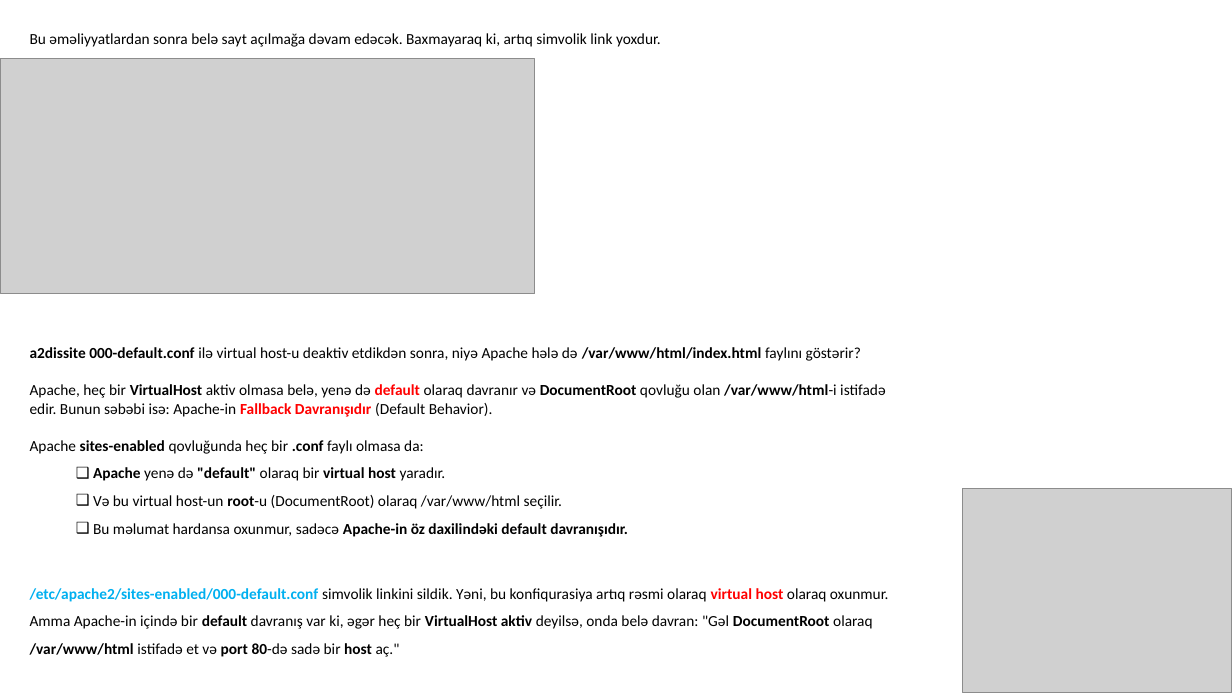
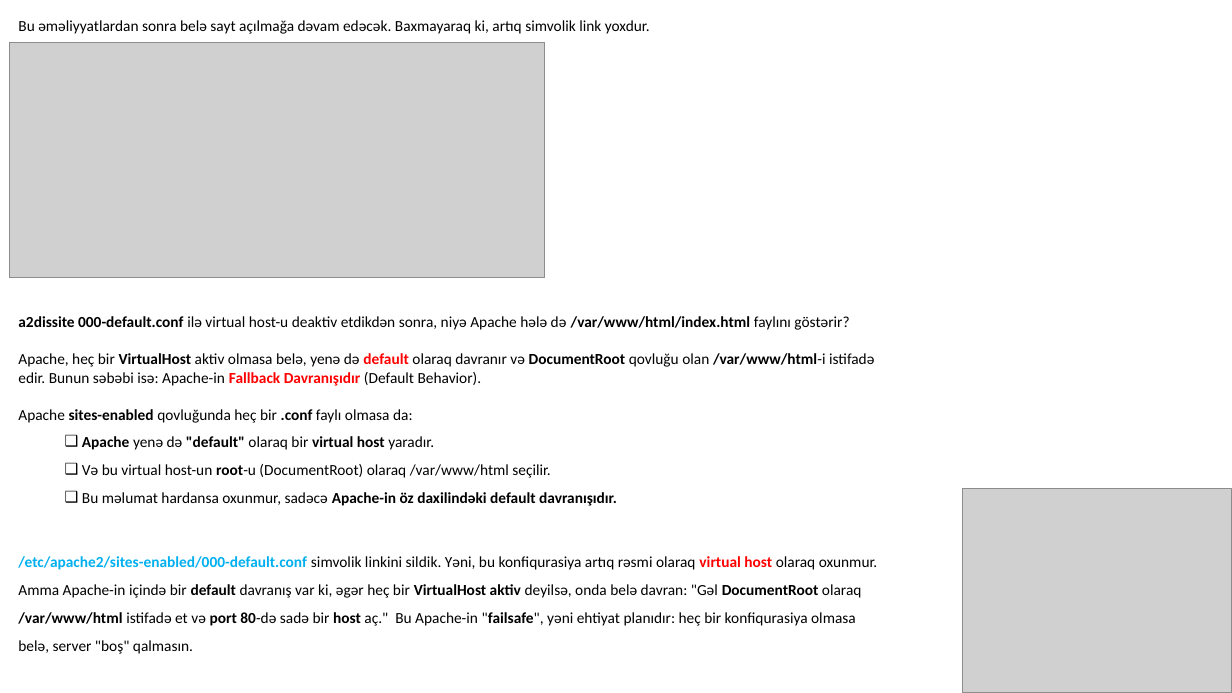
Before and after one commit to codeurient/DevOps, a slide deck: slide 35 of .lessons/Practice.pptx. Drawn at 1232x693 pixels with LibreOffice and Linux fonts; fonts in the diff are those of the drawing; grey boxes stand for pictures. Boxes give left, top, right and bottom in pixels: in the first picture for what was removed or moved away, otherwise in the second. Text is boxed around its words. In the diff, an @@ line names an element or a change of style, - is before the commit and + after.

Commit message:
conf

```diff
--- a/.lessons/Practice.pptx
+++ b/.lessons/Practice.pptx
@@ text "Bu əməliyyatlardan sonra belə sayt ...": place and size @@
-text "Bu əməliyyatlardan sonra belə sayt ..." at box(30, 33, 889, 657)
+text "Bu əməliyyatlardan sonra belə sayt ..." at box(18, 20, 878, 654)
@@ picture: place and size @@
-picture at box(0, 59, 535, 294)
+picture at box(9, 43, 544, 277)
@@ text at box(18, 612, 856, 654): text changed @@
-/var/www/html istifadə et və port 80-də sadə bir host aç."
+/var/www/html istifadə et və port 80-də sadə bir host aç." Bu Apache-in "failsafe", yəni ehtiyat planıdır: heç bir konfiqurasiya olmasa
+belə, server "boş" qalmasın.
```
Also in this commit, not shown: 4 slides added, 4 slides removed.
